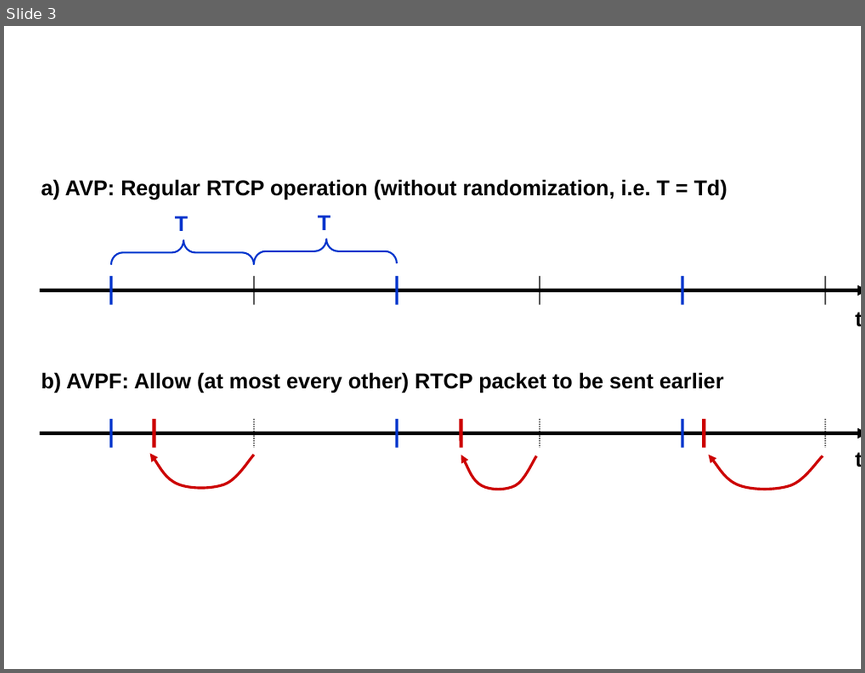
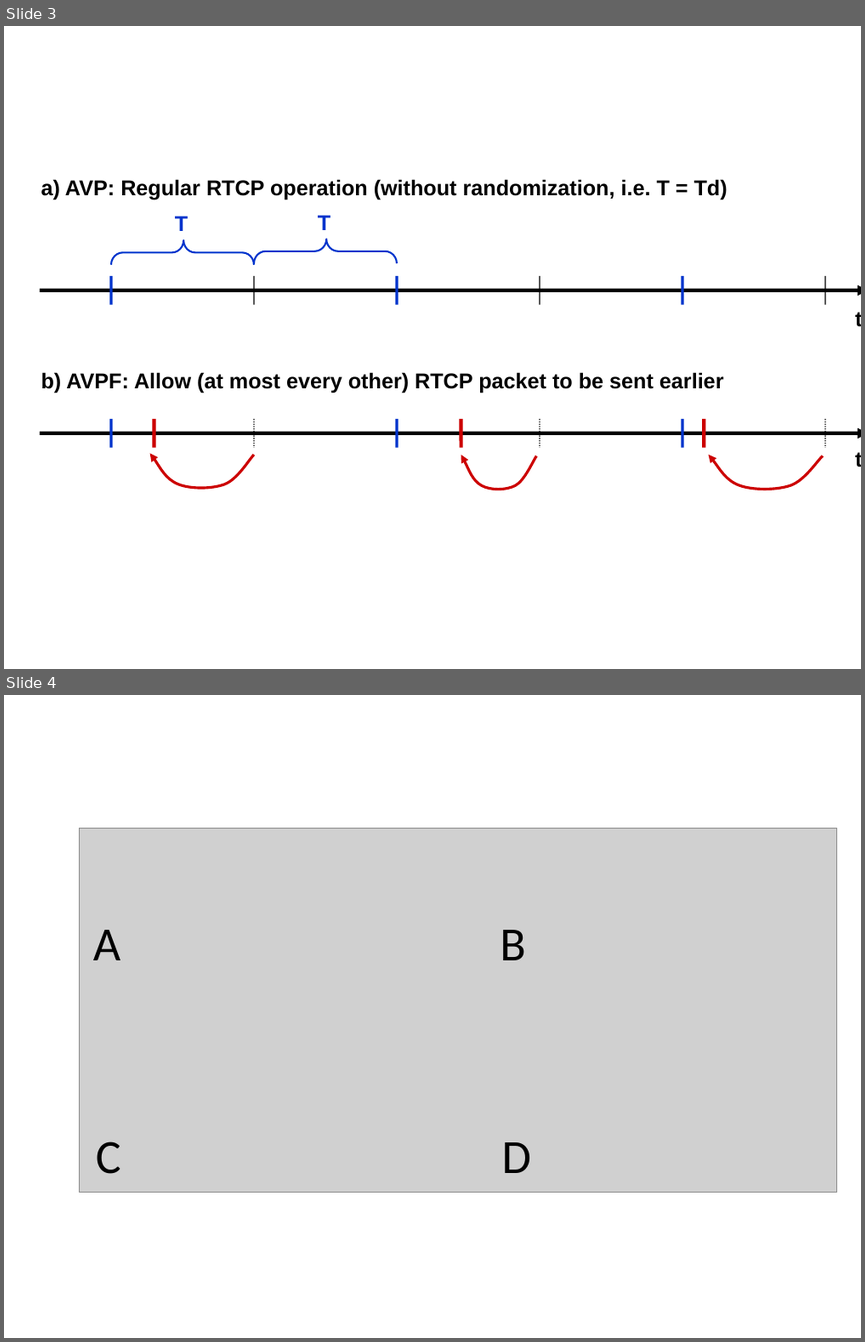
Before and after one commit to vr000m/PhD-thesis, a slide deck: graphs/source/figures.pptx. Shown one above the other, each under a label of ours: slide 3 before the commit, slides 3 and 4 after it. The pictures are 865x673 and 865x1342 pixels, drawn with LibreOffice and Linux fonts; fonts in the diff are those of the drawing; grey boxes stand for pictures. Boxes give left, top, right and bottom in pixels: in the first picture for what was removed or moved away, otherwise in the second. Text is boxed around its words. In the diff, an @@ line names an element or a change of style, - is before the commit and + after.

```diff
--- a/graphs/source/figures.pptx
+++ b/graphs/source/figures.pptx
@@ slide 4 added at [4,695,861,1338], background #FFFFFF @@
@@ picture added at [80,828,836,1191] @@
@@ text added at [93,930,120,960], 40 pt, text #000000 @@
+A
@@ text added at [500,930,525,960], 40 pt, text #000000 @@
+B
@@ text added at [96,1141,121,1174], 40 pt, text #000000 @@
+C
@@ text added at [502,1142,531,1173], 40 pt, text #000000 @@
+D
```
Also in this commit, not shown: 4 other files.
